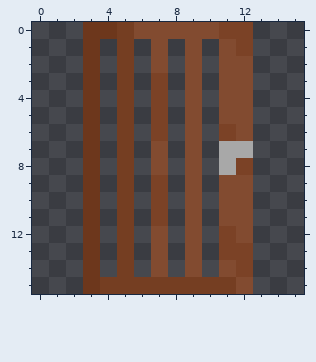
Pixel-art sprite: textures/acacia/doors_item_acacia.png. The first picture shows the starting point.
The file is 16x16 pixels.
And afterwards:
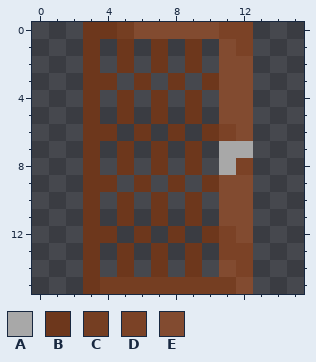
Palette (. is transparent): A #a8a8a8  B #6d371c  C #753e22  D #7b4226  E #824b30
The edit:
@@ x 2..12 @@
  0 .BBCEEEEEDD
- 1 .B.C.E.E.ED
- 2 .B.C.E.E.EE
- 3 .B.C.D.E.EE
- 4 .B.C.D.E.EE
- 5 .B.C.D.E.EE
- 6 .B.C.D.E.DE
- 7 .B.C.E.E.AA
- 8 .B.C.E.E.AD
- 9 .B.C.D.E.EE
-10 .B.C.D.E.EE
-11 .B.C.D.E.EE
-12 .B.C.E.E.DE
-13 .B.C.E.E.DD
-14 .B.C.E.E.ED
+ 1 .B.B.B.B.ED
+ 2 .B.B.B.B.EE
+ 3 .BB.B.B.BEE
+ 4 .B.B.B.B.EE
+ 5 .B.B.B.B.EE
+ 6 .BB.B.B.BDE
+ 7 .B.B.B.B.AA
+ 8 .B.B.B.B.AD
+ 9 .BB.B.B.BEE
+10 .B.B.B.B.EE
+11 .B.B.B.B.EE
+12 .BB.B.B.BDE
+13 .B.B.B.B.DD
+14 .B.B.B.B.ED
 15 .BCCCCCCCCE
